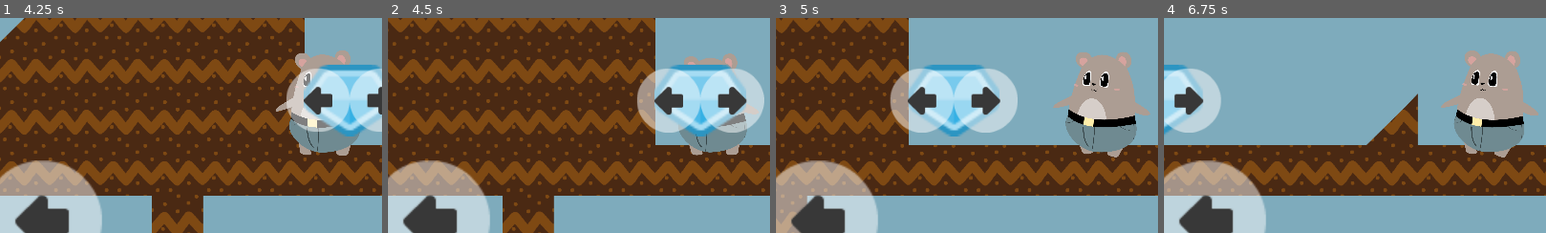
Above: before the commit, frames 1-4 (left to right).
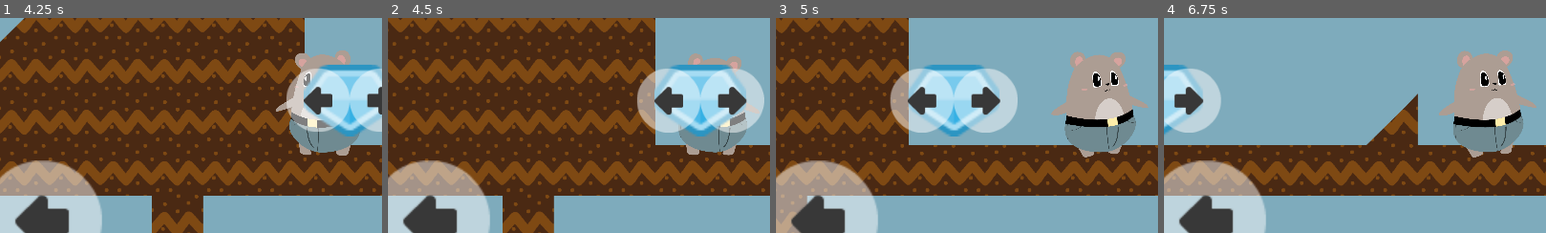
Above: after the commit, the same moments.

Repository: arnaudcoj/buttbutt_adventures
Game: Godot game, scene res://Main/scenes/Main.tscn
The game is run twice, just before and just after one commit, with the same random seed, the same clock (stepped at 60 frames per second) and the same inputs.
Inputs (mouse positions are % of the whole screen's width and height, from its top left):
- Up to frame 1 (4.25 s): tap Enter (ui_accept) at 0.5, 0.77, 1.52, 2 s; move the mouse to (72, 45) at 0.52 s; hold Right (right_action) 0.53-2.03 s; click (72, 45) at 0.67 s; move the mouse to (30, 55) at 1.27 s; move the mouse to (60, 28) at 2.02 s; hold Left (left_action) 2.03-2.75 s; click (11, 13) at 2.75 s; click (63, 56) at 3.5 s
- Up to frame 2 (4.5 s): move the mouse to (45, 70) at 4.27 s; hold Right (right_action) from 4.28 s (still down); click (45, 70) at 4.42 s
- Up to frame 3 (5 s): keep holding Right (right_action); tap Enter (ui_accept) at 4.52 s
- Up to frame 4 (6.75 s): move the mouse to (80, 65) at 5.02 s; tap Enter (ui_accept) at 5.27, 6.02 s; move the mouse to (20, 35) at 5.77 s; release Right (right_action) at 5.78 s; hold Left (left_action) 5.78-6.53 s; move the mouse to (55, 50) at 6.52 s; hold Right (right_action) from 6.53 s (still down); click (55, 50) at 6.67 s
The pictures show only the part of the screen within x 8-58%, y 30-80%; the shares and areas given below are measured in that part.

Frame 1 is identical in both runs. In frame 2, 0.8% of the frame differs, in the area x 76-94%, y 16-64%; in frame 3, 3.8%; in frame 4, 4.1%, in the area x 72-98%, y 15-65%.
Error in both runs: Trying to assign value of type 'Node' to a variable of type 'KinematicBody2D'. (res://Main/scripts/Splash.gd:4)

Commit message:
add draft flip code

Diff:
--- a/sources/entities/buttbutt/fsm/Walk.gd
+++ b/sources/entities/buttbutt/fsm/Walk.gd
@@ -67,3 +67,7 @@
 
 	if body.velocity.x != 0:
 		body.move_and_slide_with_snap(body.velocity, Vector2(0, 32), Vector2.UP, true, 4, 0.85)
+		if body.velocity.x > 0:
+			body.skeleton.flip(ButtButtSkeleton.ORIENTATION_RIGHT)
+		else:
+			body.skeleton.flip(ButtButtSkeleton.ORIENTATION_LEFT)
--- a/sources/entities/buttbutt/scripts/buttbutt_skeleton.gd
+++ b/sources/entities/buttbutt/scripts/buttbutt_skeleton.gd
@@ -1,3 +1,11 @@
 extends Node2D
 
+class_name ButtButtSkeleton
+
 onready var animation_player = $AnimationPlayer
+
+const ORIENTATION_LEFT = 1
+const ORIENTATION_RIGHT = -1
+
+func flip(orientation):
+	scale.x = orientation
--- a/sources/project.godot
+++ b/sources/project.godot
@@ -9,6 +9,11 @@
 config_version=4
 
 _global_script_classes=[ {
+"base": "Node2D",
+"class": "ButtButtSkeleton",
+"language": "GDScript",
+"path": "res://entities/buttbutt/scripts/buttbutt_skeleton.gd"
+}, {
 "base": "Node",
 "class": "FSM",
 "language": "GDScript",
@@ -25,6 +30,7 @@
 "path": "res://utils/scripts/fsm/PhysicsFSM.gd"
 } ]
 _global_script_class_icons={
+"ButtButtSkeleton": "",
 "FSM": "",
 "FSMState": "",
 "PhysicsFSM": ""
